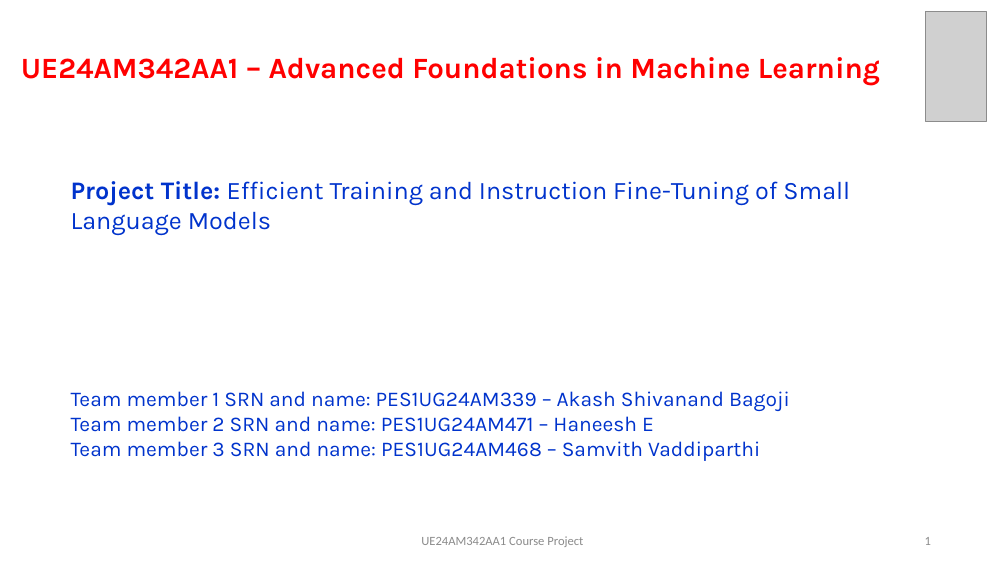
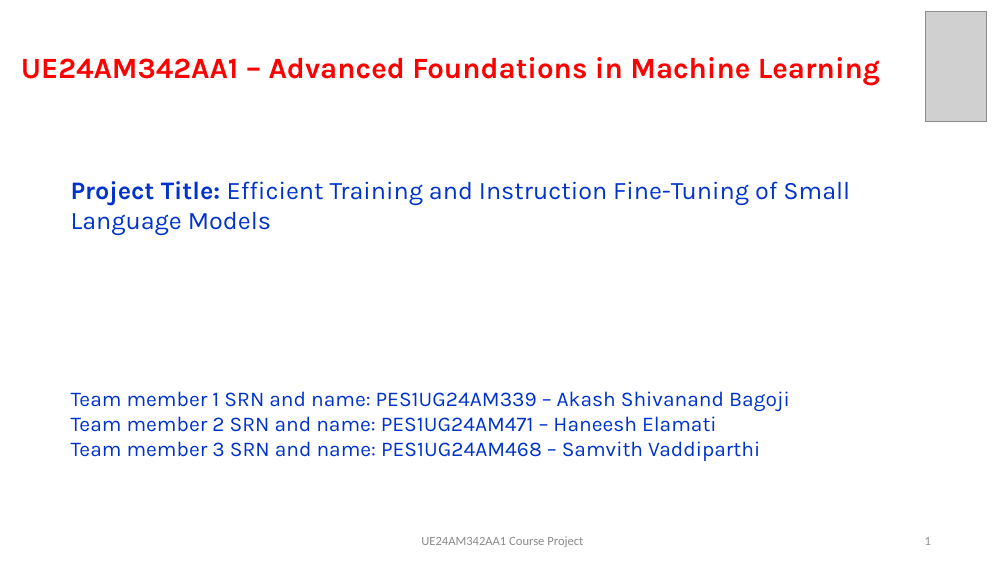
Before and after one commit to akashsb2005/AFML-Project, a slide deck: slide 1 of AFML_Final_Presentation_Template.pptx. Drawn at 1008x567 pixels with LibreOffice and Linux fonts; fonts in the diff are those of the drawing; grey boxes stand for pictures. Boxes give left, top, right and bottom in pixels: in the first picture for what was removed or moved away, otherwise in the second. Text is boxed around its words. In the diff, an @@ line names an element or a change of style, - is before the commit and + after.

Commit message:
Use Haneesh Elamati's full name from the course team list; add the slide PDF

```diff
--- a/AFML_Final_Presentation_Template.pptx
+++ b/AFML_Final_Presentation_Template.pptx
@@ text at box(71, 416, 717, 432): text changed @@
-Team member 2 SRN and name: PES1UG24AM471 – Haneesh E
+Team member 2 SRN and name: PES1UG24AM471 – Haneesh Elamati
```
Also in this commit, not shown: 1 other slide changed, 7 other files.
